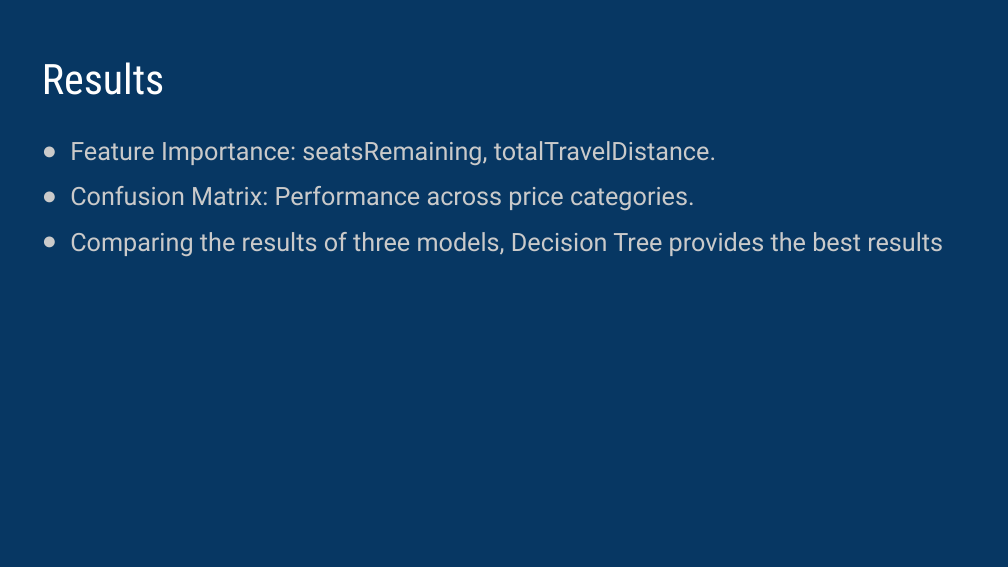
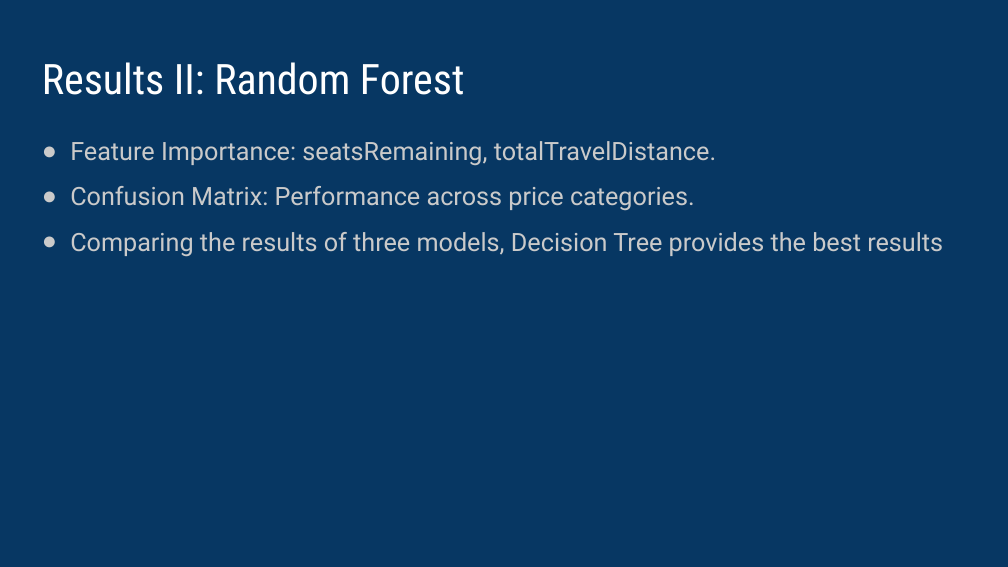
Before and after one commit to vipvivek15/CMPE_255_Final_Project, a slide deck: slide 13 of Final_presentation.pptx. Drawn at 1008x567 pixels with LibreOffice and Linux fonts; fonts in the diff are those of the drawing. Boxes give left, top, right and bottom in pixels: in the first picture for what was removed or moved away, otherwise in the second. Text is boxed around its words. In the diff, an @@ line names an element or a change of style, - is before the commit and + after.

```diff
--- a/Final_presentation.pptx
+++ b/Final_presentation.pptx
@@ title at bbox=[42, 62, 464, 95]: text changed @@
-Results
+Results II: Random Forest
```
Also in this commit, not shown: 11 other slides changed, 2 slides added, 1 slide removed.
